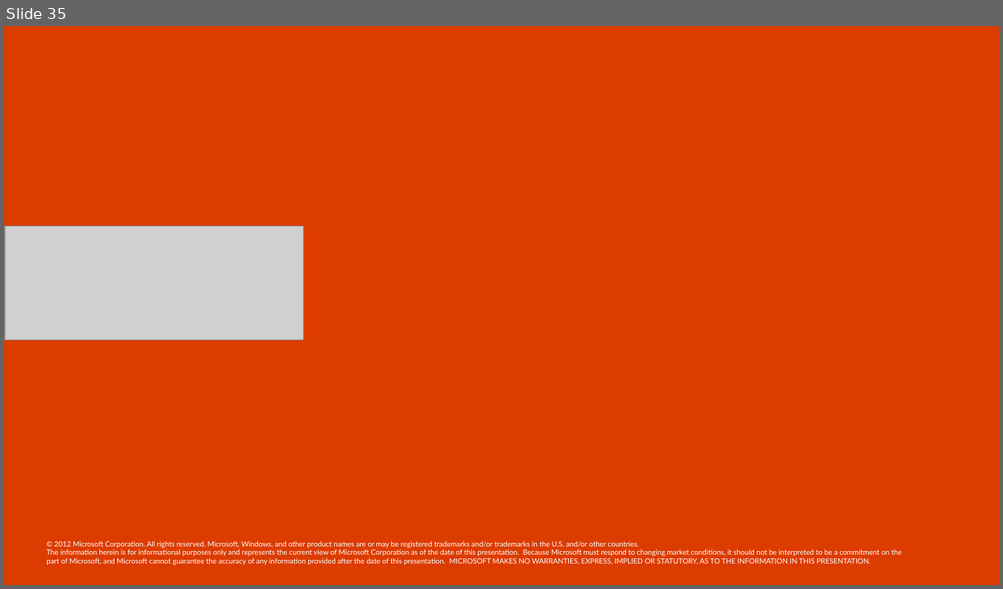
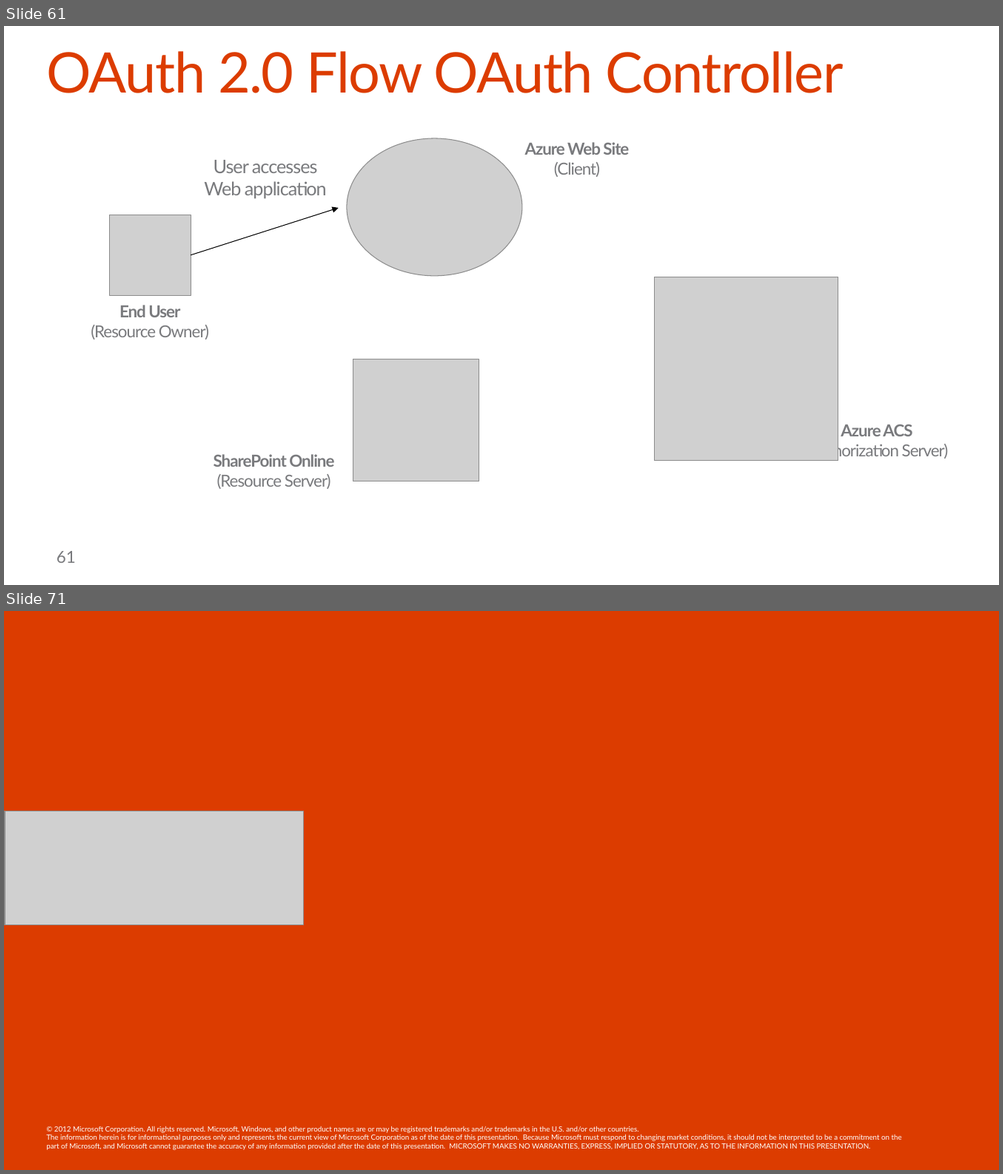
Before and after one commit to OfficeDev/TrainingContent, a slide deck: O3652-7 Deep Dive into Security and OAuth/O3652-7 Deep Dive into Security and OAuth.pptx. Shown one above the other, each under a label of ours: slide 35 before the commit, slides 61 and 71 after it; the slides between them are not shown. The pictures are 1003x589 and 1003x1174 pixels, drawn with LibreOffice and Linux fonts; fonts in the diff are those of the drawing; grey boxes stand for pictures; background and template pictures are left out. Boxes give left, top, right and bottom in pixels: in the first picture for what was removed or moved away, otherwise in the second. Text is boxed around its words. In the diff, an @@ line names an element or a change of style, - is before the commit and + after.

```diff
--- a/O3652-7 Deep Dive into Security and OAuth/O3652-7 Deep Dive into Security and OAuth.pptx
+++ b/O3652-7 Deep Dive into Security and OAuth/O3652-7 Deep Dive into Security and OAuth.pptx
@@ slide 61 added at (x1=4, y1=26, x2=999, y2=585), background #FFFFFF @@
@@ title added at (x1=46, y1=51, x2=843, y2=93), 54 pt, text #DC3C00 @@
+OAuth 2.0 Flow OAuth Controller
@@ picture added at (x1=347, y1=138, x2=522, y2=276) @@
@@ text added at (x1=525, y1=142, x2=629, y2=177), 16 pt, text #797A7D, bold @@
+Azure Web Site
+(Client)
@@ text added at (x1=204, y1=160, x2=327, y2=198), 18 pt, text #797A7D @@
+User accesses
+Web application
@@ picture added at (x1=109, y1=215, x2=190, y2=295) @@
@@ arrow added from (190, 255) to (338, 208), #000000 0.75 pt @@
@@ picture added at (x1=654, y1=277, x2=838, y2=461) @@
@@ text added at (x1=91, y1=305, x2=209, y2=340), 16 pt, text #797A7D @@
+End User
+(Resource Owner)
@@ picture added at (x1=353, y1=360, x2=479, y2=482) @@
@@ text added at (x1=805, y1=424, x2=948, y2=460), 16 pt, text #797A7D @@
+Azure ACS
+(Authorization Server)
@@ text added at (x1=213, y1=454, x2=334, y2=489), 16 pt, text #797A7D, bold @@
+SharePoint Online
+(Resource Server)
@@ page number added at (x1=57, y1=551, x2=76, y2=563), 16 pt, text #797A7D @@
+61
@@ what was slide 35 is now slide 71 @@
```
Also in this commit, not shown: 13 slides changed, 48 other slides added, 13 slides removed.
